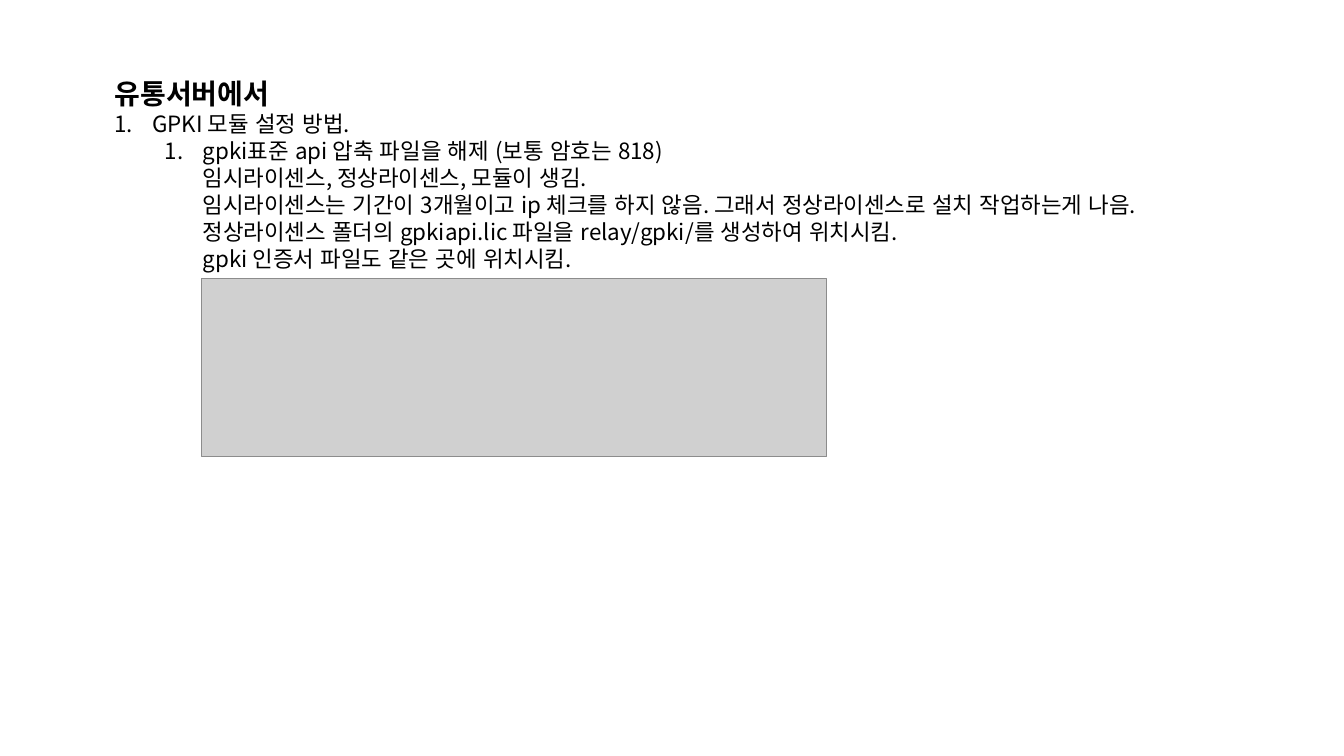
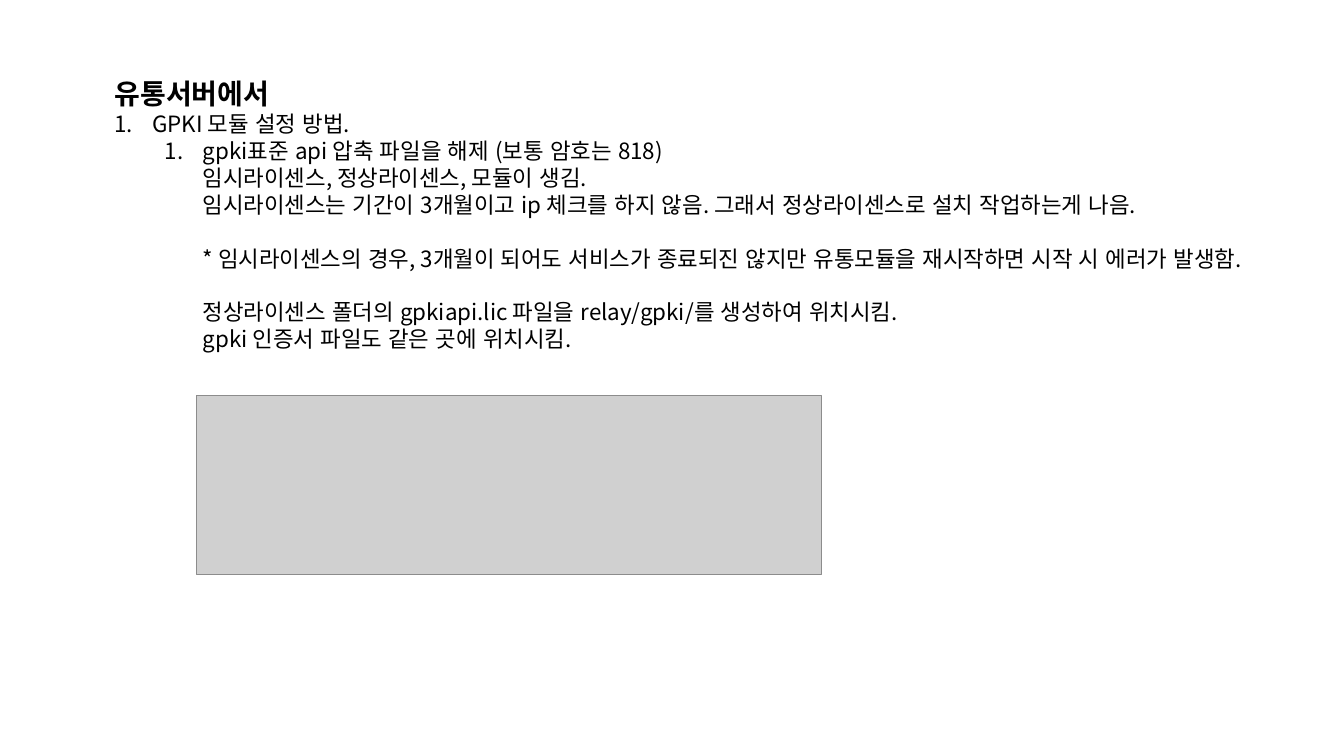
Before and after one commit to Shim8934/refactor_ezFlow4Java, a slide deck: slide 9 of docs/tech/ezApprovalG/문서유통 설치/문서유통 모듈 설치가이드.pptx. Drawn at 1344x756 pixels with LibreOffice and Linux fonts; fonts in the diff are those of the drawing; grey boxes stand for pictures. Boxes give left, top, right and bottom in pixels: in the first picture for what was removed or moved away, otherwise in the second. Text is boxed around its words. In the diff, an @@ line names an element or a change of style, - is before the commit and + after.

Commit message:
문서유통 모듈 설치가이드에 임시라이센스 관련 내용 추가.

```diff
--- a/docs/tech/ezApprovalG/문서유통 설치/문서유통 모듈 설치가이드.pptx
+++ b/docs/tech/ezApprovalG/문서유통 설치/문서유통 모듈 설치가이드.pptx
@@ text at box(203, 140, 1242, 353): text changed @@
-  1. gpki표준 api 압축 파일을 해제 (보통 암호는 818)
-     임시라이센스, 정상라이센스, 모듈이 생김.
-     임시라이센스는 기간이 3개월이고 ip 체크를 하지 않음. 그래서 정상라이센스로 설치 작업하는게 나음.
-     정상라이센스 폴더의 gpkiapi.lic 파일을 relay/gpki/를 생성하여 위치시킴.
-     gpki 인증서 파일도 같은 곳에 위치시킴.
+  1. gpki표준 api 압축 파일을 해제 (보통 암호는 818)
+     임시라이센스, 정상라이센스, 모듈이 생김.
+     임시라이센스는 기간이 3개월이고 ip 체크를 하지 않음. 그래서 정상라이센스로 설치 작업하는게 나음.
+     * 임시라이센스의 경우, 3개월이 되어도 서비스가 종료되진 않지만 유통모듈을 재시작하면 시작 시 에러가 발생함.
+     정상라이센스 폴더의 gpkiapi.lic 파일을 relay/gpki/를 생성하여 위치시킴.
+     gpki 인증서 파일도 같은 곳에 위치시킴.
@@ picture: place and size @@
-picture at box(202, 278, 827, 457)
+picture at box(197, 396, 822, 575)
```
Also in this commit, not shown: 1 other slide changed.
